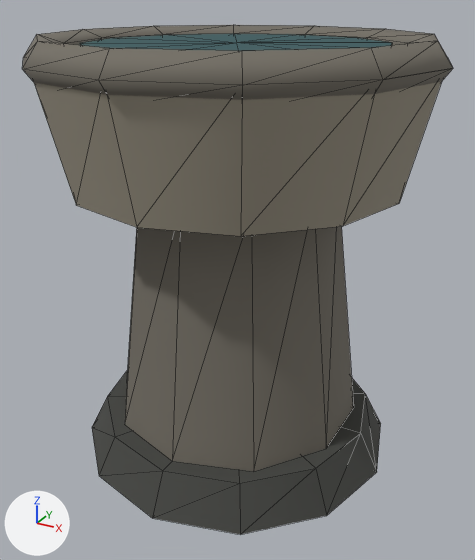
Two versions of the glTF model public/assets/maps/detail-v1/models/font_basin.glb, one commit apart.
Rendered twice from a camera (50 mm lens) standing at (0.79, -1.432, 1.192) and looking at (0.015, -0.023, 0.488). The axes (+X, +Y, +Z) are drawn at lower left. The lights are the same throughout. The picture after the commit comes second. Mesh edges are drawn as thin lines. Vertices at exactly the same position are counted once.

The scene before the commit, as lines of its bpy script (objects in view):
```python
mat_material_0 = principled_material('Material_0')
mat_material_0.texture = img_map_detail_palette_v1
mat_material_0.roughness = 0.9
me_mesh_0 = bpy.data.meshes.new('Mesh_0')
me_mesh_0.from_pydata(...)  # 173 vertices, 304 faces; spans x -0.5..0.5, y -0.5..0.5, z 0.0..1.1
me_mesh_0.materials.append(mat_material_0)  # picture img_map_detail_palette_v1
ob_font_basin = bpy.data.objects.new('font_basin', me_mesh_0)
ob_font_basin.location = (0.0, 0.0, 0.0)
```
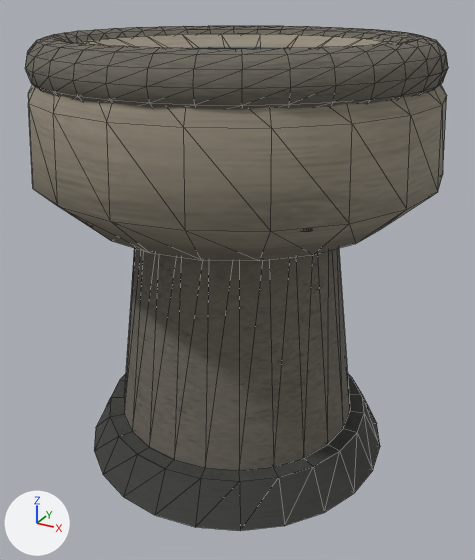
Pixel boxes [x1, y1, x2, y2] of what changed, in the pictures (475 x 560 px):
'font_basin', reshaped
    before: [22, 25, 453, 534]
    after: [25, 26, 448, 531]
part 1 of me_mesh_0, added (mostly hidden)
    after: [191, 47, 282, 49]
part 2 of me_mesh_0, rebuilt (12% taller)
    before: [22, 25, 453, 100]
    after: [25, 26, 448, 110]
part 3 of me_mesh_0, rebuilt
    before: [34, 82, 441, 471]
    after: [28, 34, 447, 261]
part 4 of me_mesh_0, rebuilt (not visible afterwards)
    before: [80, 34, 392, 51]
part 5 of me_mesh_0, reshaped
    before: [92, 370, 381, 534]
    after: [94, 248, 380, 531]

The change, as a list of edits to the scene's bpy script:
```text
Add img_map_detail_normal:
    img_map_detail_normal = load_image('map-detail-normal', '_unpacked/map-detail-normal', 512, 256, 'Non-Color')
Add img_map_detail_base_color:
    img_map_detail_base_color = load_image('map-detail-base-color', '_unpacked/map-detail-base-color', 512, 256, 'sRGB')
Add img_map_detail_orm:
    img_map_detail_orm = load_image('map-detail-orm', '_unpacked/map-detail-orm', 512, 256, 'Non-Color')
Change mat_material_0:
    remove # nodes: BsdfPrincipled, OutputMaterial, TexImage
    remove # uses the picture img_map_detail_palette_v1
    nodes: BsdfPrincipled, Mix, NormalMap, OutputMaterial, SeparateColor, TexImage x3, VertexColor
    uses the picture img_map_detail_base_color
    uses the picture img_map_detail_normal
    uses the picture img_map_detail_orm
Change me_mesh_0:
    used by ob_font_basin; location = (0.0, 0.0, 0.0)
    remove me_mesh_0.from_pydata(...)  # 173 vertices, 304 faces; spans x -0.5..0.5, y -0.5..0.5, z 0.0..1.1
    add me_mesh_0.from_pydata(...)  # 1595 vertices, 3024 faces; spans x -0.5..0.5, y -0.5..0.5, z 0.0..1.1
    me_mesh_0 part 1: a new loose piece, a 24-sided cylinder along z spanning x -0.342..0.342, y -0.342..0.342, z 1.016..1.053, in mat_material_0
    me_mesh_0 part 2: the loose piece of 66 vertices spanning x -0.5..0.5, y -0.5..0.5, z 0.998..1.1 is rebuilt with 445 vertices and now spans x -0.48..0.48, y -0.48..0.48, z 0.981..1.1
    me_mesh_0 part 3: the loose piece of 51 vertices spanning x -0.486..0.486, y -0.486..0.486, z 0.108..1.049 is rebuilt with 147 vertices and now spans x -0.5..0.5, y -0.5..0.5, z 0.685..1.08
    me_mesh_0 part 4: the loose piece of 28 vertices spanning x -0.365..0.365, y -0.365..0.365, z 1.043..1.081 is rebuilt with 445 vertices and now spans x -0.368..0.368, y -0.368..0.368, z 0.988..1.041
    me_mesh_0 part 5: 27 vertices removed from x -0.432..0.432, y -0.432..0.432, z 0.0..0.108; 507 vertices added at x -0.483..0.483, y -0.483..0.483, z 0.0..1.003
```
